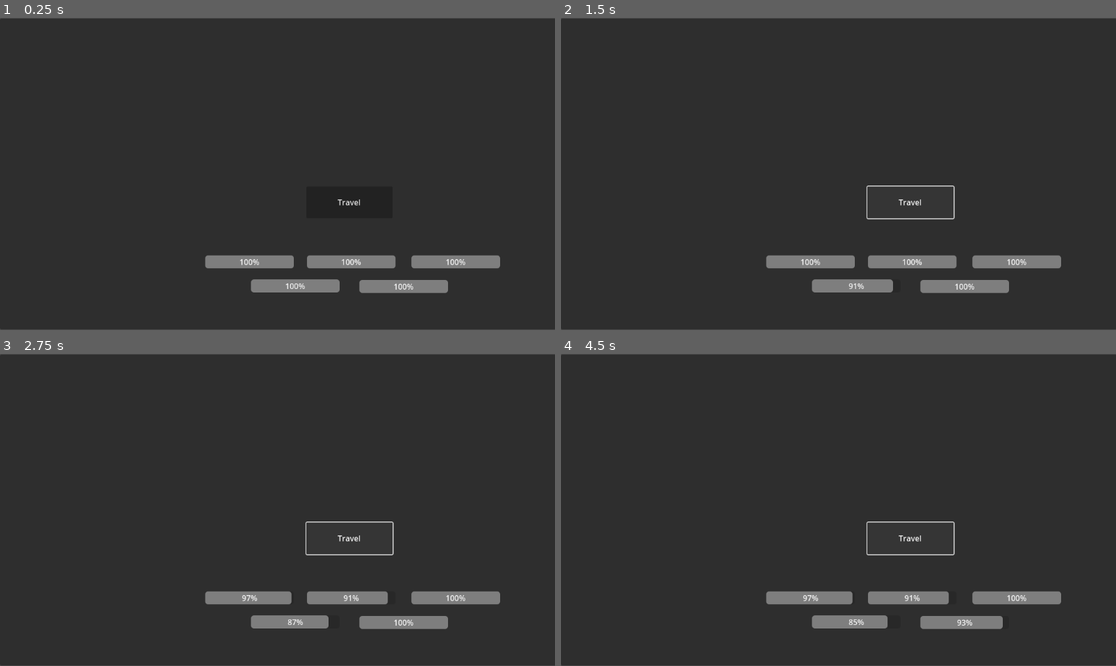
Above: before the commit, frames 1-4 (two rows, left to right).
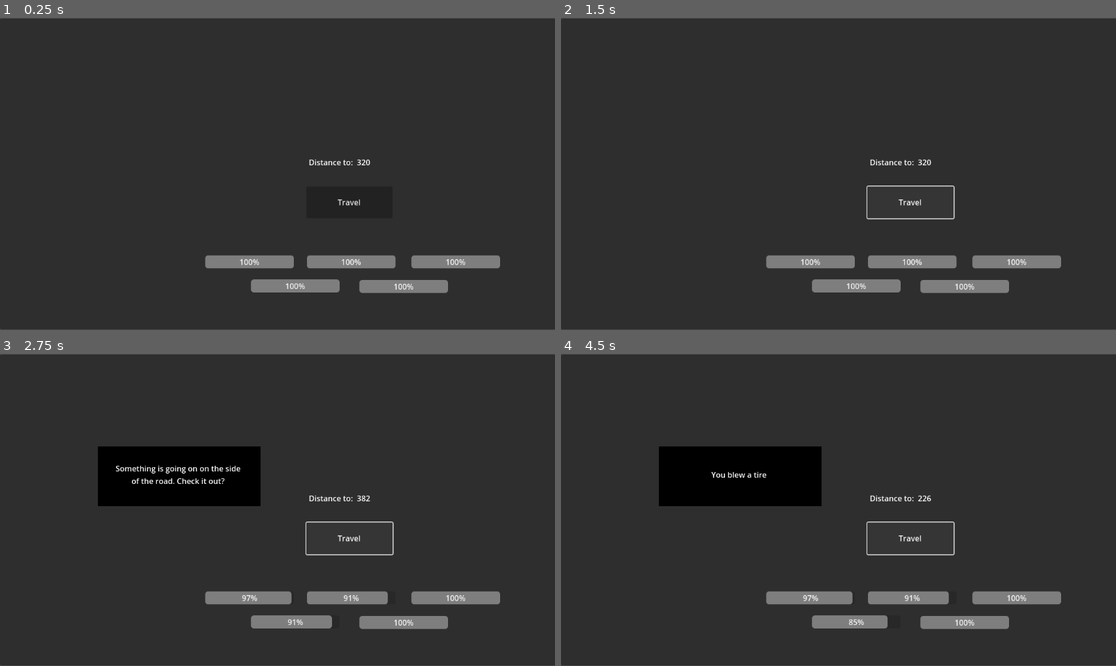
Above: after the commit, the same moments.

Repository: FinnMcLaughlin/Godot4_23-4
Game: Godot game, scene res://scenes/travel_demo.tscn
The game is run twice, just before and just after one commit, with the same random seed, the same clock (stepped at 60 frames per second) and the same inputs. This scene is started directly instead of the project's main scene.
Inputs:
- Up to frame 1 (0.25 s): no input
- Up to frame 2 (1.5 s): click "Travel" at 0.5 s; tap Enter at 1.25 s; hold Right (right) from 1.28 s (still down); tap T (gen_maze) at 1.35 s
- Up to frame 3 (2.75 s): release Right (right) at 2.03 s; hold Down (down) from 2.03 s (still down); tap E (interact) at 2.1 s
- Up to frame 4 (4.5 s): release Down (down) at 2.78 s; hold Right (right) 2.78-3.53 s; tap Q (light_source) at 2.85 s; hold Up (up) 3.53-4.28 s; tap T (gen_maze) at 3.6 s; hold Left (left) from 4.28 s (still down); hold E (interact) from 4.28 s (still down)

The runs differ from the first frame. In frame 1, 0.1% of the frame differs, in the area x 55-67%, y 45-48%; in frame 2, 0.2%; in frame 3, 5.7%; in frame 4, 5.8%, in the area x 17-81%, y 29-89%.

Commit message:
Event JSON data implemented based on event type and rarity; Area condition added to JSON but not yet implemented. Event manager implementation started; To handle all events, including preloading data, parsing and sorting the data, choosing an event, and displaying the event; Implemented some debug UI for the travel development

Diff:
--- /dev/null
+++ b/data/encounter_data.json
@@ -0,0 +1,61 @@
+{
+	"events" : [
+		{
+			"text": "You got dsyentary, partner",
+			"type": "text",
+			"result": null,
+			"rarity": "common",
+			"area": "all"
+		},
+		{
+			"text": "You blew a tire",
+			"type": "damage",
+			"result": "-1 tire",
+			"rarity": "common",
+			"area": "all"
+		},
+		{
+			"text": "Something is going on on the side of the road. Check it out?",
+			"type": "encounter",
+			"result": 1,
+			"rarity": "less_common",
+			"area": "all"
+		},
+		{
+			"text": "Sleep eating, again",
+			"type": "damage",
+			"result": "-10 food",
+			"rarity": "less_common",
+			"area": "all"
+		},
+		{
+			"text": "A little man robbed the Torino",
+			"type": "text",
+			"result": null,
+			"rarity": "occasional",
+			"area": "all"
+		},
+		{
+			"text": "Marky mark smells something funky",
+			"type": "encounter",
+			"result": 2,
+			"rarity": "occasional",
+			"area": "all"
+		},
+		{
+			"text": "CHUPACABRA",
+			"type": "damage",
+			"result": "-1 you",
+			"rarity": "rare",
+			"area": "all"
+		},
+		{
+			"text": "A berlin apartment has become available",
+			"type": "damage",
+			"result": "-1 you",
+			"rarity": "rare",
+			"area": "all"
+		},
+	],
+	"encounters" : []
+}
--- a/project.godot
+++ b/project.godot
@@ -61,6 +61,11 @@
 "events": [Object(InputEventKey,"resource_local_to_scene":false,"resource_name":"","device":-1,"window_id":0,"alt_press …(192 unchanged characters)…
 ]
 }
+click={
+"deadzone": 0.5,
+"events": [Object(InputEventKey,"resource_local_to_scene":false,"resource_name":"","device":-1,"window_id":0,"alt_pressed":false,"shift_pressed":false,"ctrl_pressed":false,"meta_pressed":false,"pressed":false,"keycode":0,"physical_keycode":32,"key_label":0,"unicode":32,"location":0,"echo":false,"script":null)
+]
+}
 
 [rendering]
 
--- a/scenes/items/battery.tres
+++ b/scenes/items/battery.tres
@@ -7,3 +7,4 @@
 script = ExtResource("1_oqt0n")
 name = "battery"
 texture = ExtResource("2_nxmr7")
+type = ""
--- a/scenes/player.tscn
+++ b/scenes/player.tscn
@@ -209,7 +209,7 @@
 [node name="AnimatedSprite2D" type="AnimatedSprite2D" parent="."]
 position = Vector2(-3, -3)
 sprite_frames = SubResource("SpriteFrames_adyo7")
-animation = &"idle"
+animation = &"player_moving"
 autoplay = "idle"
 
 [node name="CollisionShape2D" type="CollisionShape2D" parent="."]
--- a/scenes/travel_demo.tscn
+++ b/scenes/travel_demo.tscn
@@ -1,7 +1,8 @@
-[gd_scene load_steps=3 format=3 uid="uid://ghoy250tn2c"]
+[gd_scene load_steps=4 format=3 uid="uid://ghoy250tn2c"]
 
 [ext_resource type="Script" path="res://scripts/travel_demo.gd" id="1_3i7iu"]
 [ext_resource type="PackedScene" uid="uid://bpsv4jbxw7hb6" path="res://scenes/torino.tscn" id="1_ryj78"]
+[ext_resource type="Script" path="res://scripts/event_manager.gd" id="3_vrvfb"]
 
 [node name="TravelDemo" type="Node2D"]
 script = ExtResource("1_3i7iu")
@@ -22,4 +23,43 @@
 offset_bottom = 416.0
 text = "Travel"
 
+[node name="EventManager" type="Node" parent="."]
+script = ExtResource("3_vrvfb")
+
+[node name="EventNode" type="Control" parent="EventManager"]
+visible = false
+layout_mode = 3
+anchors_preset = 0
+offset_right = 40.0
+offset_bottom = 40.0
+
+[node name="ColorRect" type="ColorRect" parent="EventManager/EventNode"]
+layout_mode = 0
+offset_left = 203.0
+offset_top = 192.0
+offset_right = 541.0
+offset_bottom = 316.0
+color = Color(0, 0, 0, 1)
+
+[node name="Label" type="Label" parent="EventManager/EventNode/ColorRect"]
+layout_mode = 1
+anchors_preset = -1
+anchor_right = 0.118
+anchor_bottom = 0.093
+offset_left = 33.0
+offset_top = 29.0
+offset_right = 261.116
+offset_bottom = 77.468
+text = "Event Text"
+horizontal_alignment = 1
+vertical_alignment = 1
+autowrap_mode = 2
+
+[node name="DistToLabel" type="Label" parent="."]
+offset_left = 641.0
+offset_top = 288.0
+offset_right = 737.0
+offset_bottom = 311.0
+text = "Distance to: "
+
 [connection signal="pressed" from="Button" to="." method="_on_button_pressed"]
--- /dev/null
+++ b/scripts/event_manager.gd
@@ -0,0 +1,87 @@
+extends Node
+class_name EventManager
+
+@onready var event_node: Control = $EventNode
+@onready var label: Label = $EventNode/ColorRect/Label
+
+var events_raw : Dictionary
+var events_rarity : Dictionary
+var occurred_events : Dictionary
+
+enum rarity {
+	COMMON = 9,
+	LESS_COMMON = 7,
+	OCCASIONAL = 3,
+	RARE = 1
+}
+
+signal RandomEvent
+signal HideEvent
+
+func _ready() -> void:
+	events_raw = _load_encounters()
+
+	_sort_by_rarity()
+	RandomEvent.connect(_get_random_event)
+
+	for r in rarity:
+		occurred_events[r] = []
+
+	HideEvent.connect(_hide_event)
+	#RandomEvent.emit()
+
+
+func _load_encounters():
+	var file = FileAccess.open("res://data/encounter_data.json", FileAccess.READ)
+	if file:
+		var content = file.get_as_text()
+		return JSON.parse_string(content)
+	return []
+
+func _sort_by_rarity():
+	for event in events_raw.events:
+		if not events_rarity.has(event.rarity):
+			events_rarity[event.rarity] = []
+
+		events_rarity[event.rarity].append(event)
+
+func _roll_for_rarity():
+	var r_total = 0
+	var roll = randi_range(0, 100)
+
+	print("Rolled --- " + str(roll))
+	for en_r in rarity:
+		r_total += rarity.get(en_r) * 5
+		if roll <= r_total:
+			return en_r
+
+func _get_random_event():
+	var rand_rarity : String = _roll_for_rarity()
+	var chosen_event = events_rarity.get(rand_rarity.to_lower()).pick_random()
+
+	if events_rarity.get(rand_rarity.to_lower()).size() == occurred_events[rand_rarity].size():
+		print("Clearing Events -- " + str(rand_rarity))
+		occurred_events[rand_rarity].clear()
+
+	while chosen_event in occurred_events[rand_rarity]:
+		print("Reselecting Event")
+		chosen_event = events_rarity.get(rand_rarity.to_lower()).pick_random()
+
+	occurred_events[rand_rarity].append(chosen_event)
+	print("Chosen Event: " + str(chosen_event))
+
+	_display_event(chosen_event)
+
+func _display_event(event):
+	_update_text(event.text)
+	event_node.show()
+
+	await get_tree().create_timer(1.75).timeout
+
+	_hide_event()
+
+func _update_text(text):
+	label.text = text
+
+func _hide_event():
+	event_node.hide()
--- a/scripts/travel_demo.gd
+++ b/scripts/travel_demo.gd
@@ -2,6 +2,9 @@
 class_name TravelDemo
 
 @onready var torino: ToyotaTorino = $Torino
+@onready var event_manager: EventManager = $EventManager
+@onready var event_node: Control = $EventManager/EventNode
+@onready var dist_to_label: Label = $DistToLabel
 
 @export var CUR_POS : int = 0
 @export var DIST_TO : int
@@ -14,12 +17,18 @@
 @export var AREA_MOD : float
 @export var COND_MOD : float
 
-var ROUND_COUNT
+var ROUND_COUNT : int
+var encounter_events : Dictionary
+
+var event_occurring : bool = false
+var dis_to_label_text : String
 
 func _ready() -> void:
 	print("Travel Started----")
 	ROUND_COUNT = 0
-	_travel()
+	dis_to_label_text = dist_to_label.text
+	_update_dist_to()
+	# _travel()
 
 func _process(delta: float) -> void:
 	pass
@@ -37,13 +46,14 @@
 
 func _travel():
 	while CUR_POS < DIST_TO:
+
 		await get_tree().create_timer(TIMER).timeout
 
 		ROUND_COUNT += 1
 		print("Travel Round " + str(ROUND_COUNT))
 
 		CUR_POS += BASE_DIST * SPEED
-
+		_update_dist_to()
 		print("Current: " + str(CUR_POS) + " | Dest: " + str(DIST_TO))
 
 		if randi_range(0, 100) < 60:
@@ -53,9 +63,13 @@
 		print("Random Encounter: " + str(RE) + " | Thresh: " + str(R_E_CH * 0.6))
 
 		if (RE) > (R_E_CH * 0.6):
-			_random_encounter()
+			await _random_event()
+			event_occurring = true
 
 		print("---------------")
 
-func _random_encounter():
-	print("R-r-r-random Encounter !")
+func _random_event():
+	event_manager.RandomEvent.emit()
+
+func _update_dist_to():
+	dist_to_label.text = dis_to_label_text + " " + str(DIST_TO - CUR_POS)
